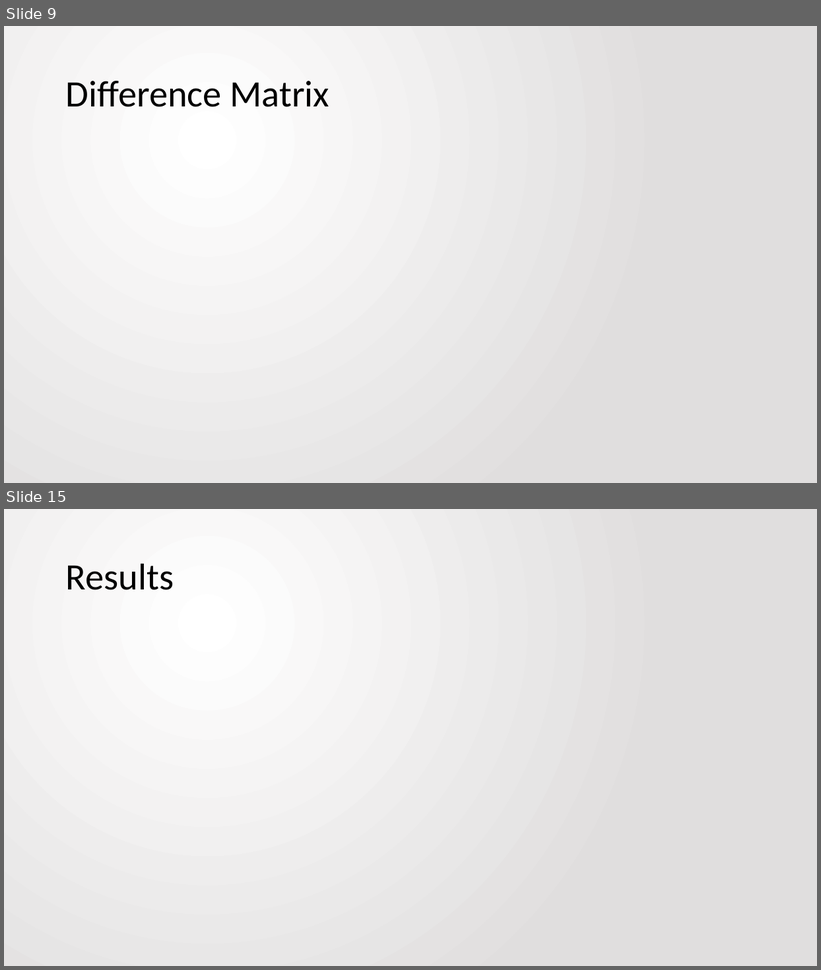
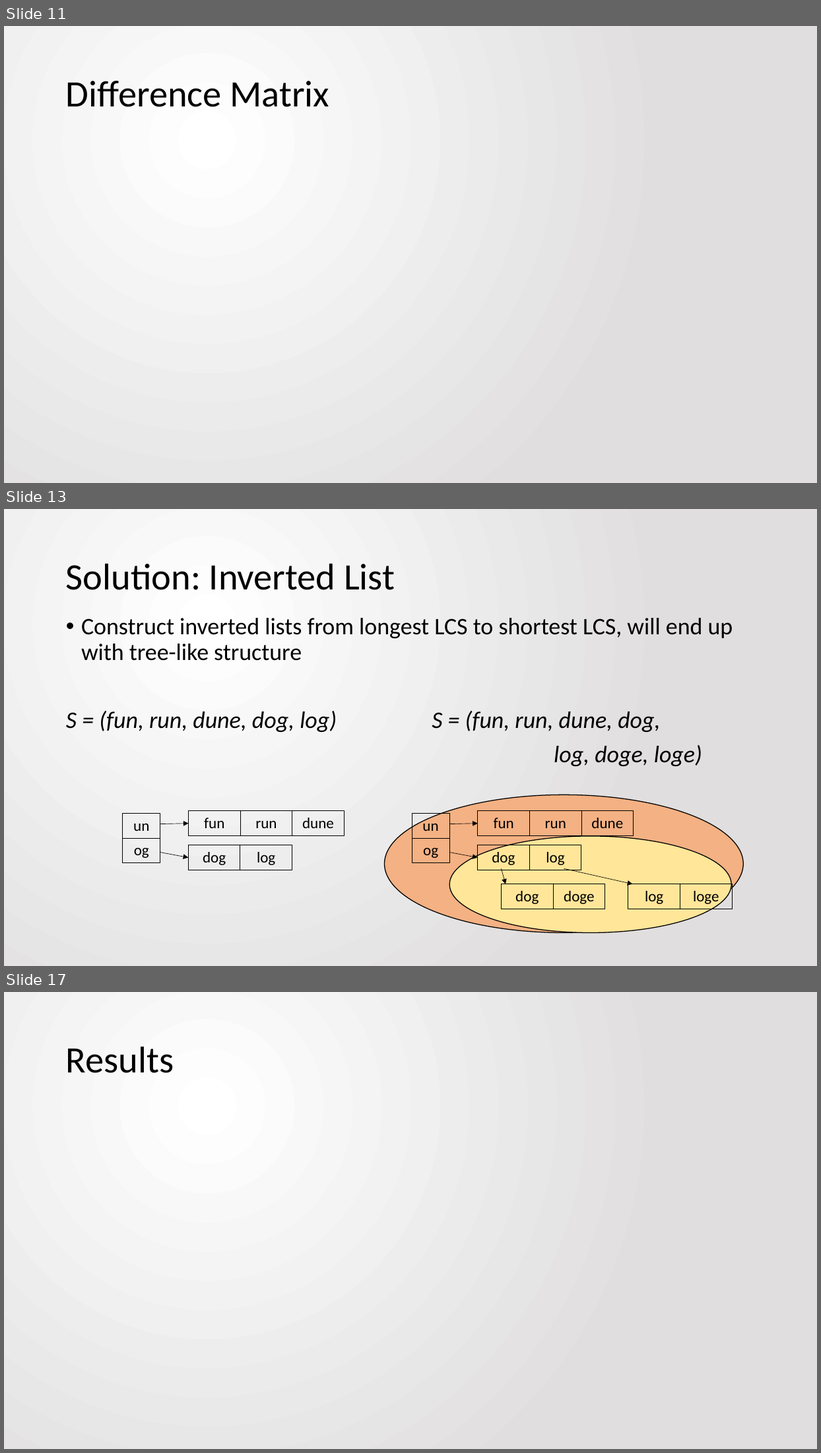
Before and after one commit to jbfitz/EECS405, a slide deck: Final Paper/presentation.pptx. Shown one above the other, each under a label of ours: slides 9 and 15 before the commit, slides 11, 13 and 17 after it; the slides between them are not shown. The pictures are 821x970 and 821x1453 pixels, drawn with LibreOffice and Linux fonts; fonts in the diff are those of the drawing; grey boxes stand for pictures. Boxes give left, top, right and bottom in pixels: in the first picture for what was removed or moved away, otherwise in the second. Text is boxed around its words. In the diff, an @@ line names an element or a change of style, - is before the commit and + after.

```diff
--- a/Final Paper/presentation.pptx
+++ b/Final Paper/presentation.pptx
@@ slide 13 added at <box>4,509,817,966</box>, background gradient #FFFFFF to #E1DFDF @@
@@ title added at <box>66,563,395,590</box>, 44 pt, text #000000 @@
+Solution: Inverted List
@@ text added at <box>66,618,733,766</box>, 28 pt, text #000000 @@
+• Construct inverted lists from longest LCS to shortest LCS, will end up with tree-like structure
+S = (fun, run, dune, dog, log) S = (fun, run, dune, dog,
+log, doge, loge)
@@ ellipse added at <box>385,795,743,933</box>, fill #F4B183, outline #000000 1 pt @@
@@ table added at <box>122,814,160,863</box>, 2 rows, 1 columns @@
+un
+og
@@ arrow added from (160, 824) to (189, 824), #000000 0.5 pt @@
@@ table added at <box>189,811,345,836</box>, 1 rows, 3 columns @@
+fun | run | dune
@@ table added at <box>412,814,450,863</box>, 2 rows, 1 columns @@
+un
+og
@@ arrow added from (450, 824) to (478, 824), #000000 0.5 pt @@
@@ table added at <box>478,811,634,836</box>, 1 rows, 3 columns @@
+fun | run | dune
@@ ellipse added at <box>450,836,732,933</box>, fill #FFE699, outline #000000 1 pt @@
@@ arrow added from (160, 852) to (188, 858), #000000 0.5 pt @@
@@ table added at <box>188,846,292,871</box>, 1 rows, 2 columns @@
+dog | log
@@ arrow added from (450, 852) to (478, 858), #000000 0.5 pt @@
@@ table added at <box>478,846,582,871</box>, 1 rows, 2 columns @@
+dog | log
@@ table added at <box>501,884,605,909</box>, 1 rows, 2 columns @@
+dog | doge
@@ arrow added from (501, 869) to (506, 884), #000000 0.5 pt @@
@@ arrow added from (564, 869) to (633, 884), #000000 0.5 pt @@
@@ table added at <box>628,884,733,909</box>, 1 rows, 2 columns @@
+log | loge
@@ what was slide 9 is now slide 11 @@
@@ what was slide 15 is now slide 17 @@
```
Also in this commit, not shown: 4 slides changed, 5 other slides added, 4 slides removed.
